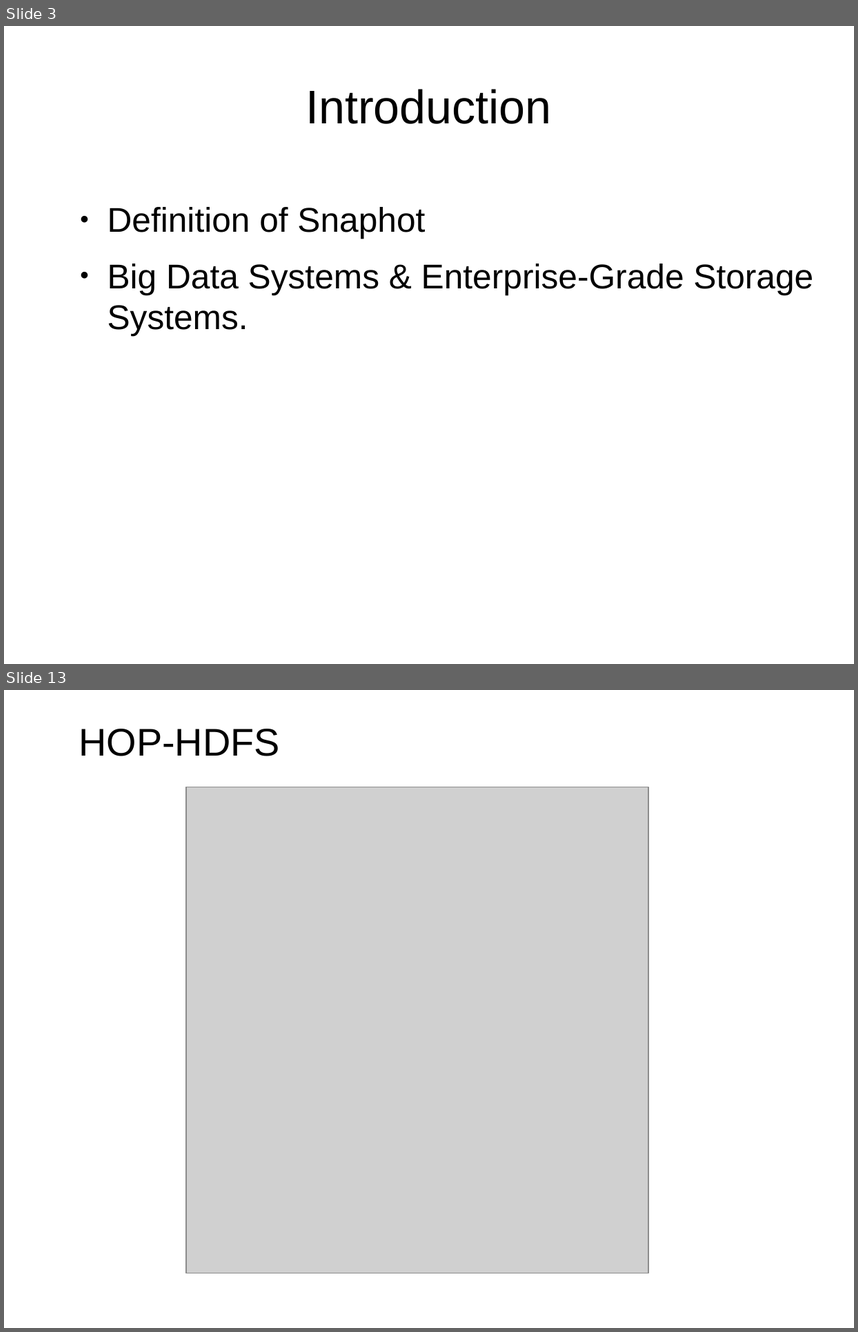
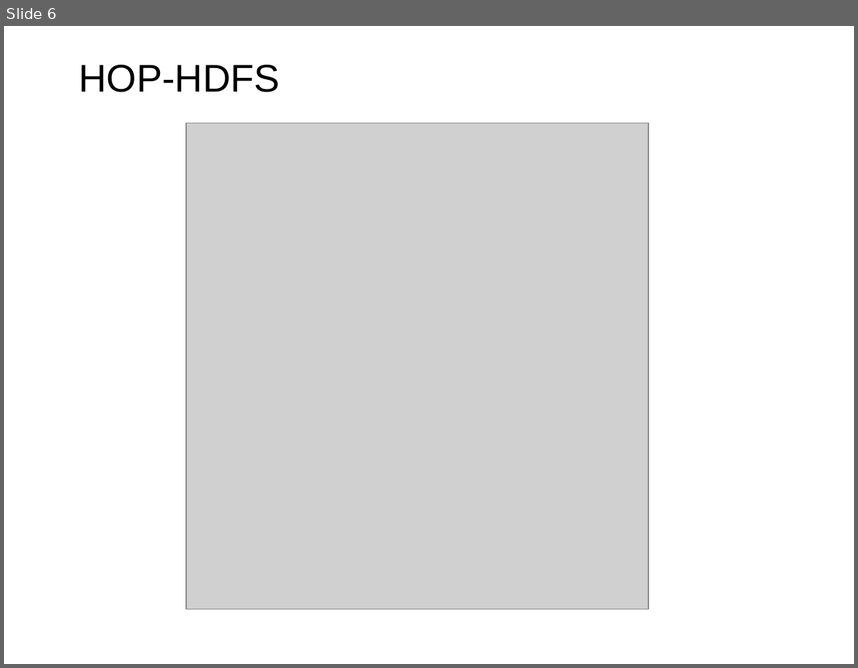
Before and after one commit to pushparajxa/Thesis-Presentation, a slide deck: Final_Presentation.odp. Shown one above the other, each under a label of ours: slides 3 and 13 before the commit, slide 6 after it; the slides between them are not shown. The pictures are 858x1332 and 858x668 pixels, drawn with LibreOffice and Linux fonts; fonts in the diff are those of the drawing; grey boxes stand for pictures. Boxes give left, top, right and bottom in pixels: in the first picture for what was removed or moved away, otherwise in the second. Text is boxed around its words. In the diff, an @@ line names an element or a change of style, - is before the commit and + after.

```diff
--- a/Final_Presentation.odp
+++ b/Final_Presentation.odp
@@ slide 3 removed at <box>4,26,854,664</box>, background #FFFFFF @@
@@ title removed at <box>306,89,552,124</box> @@
-Introduction
@@ text removed at <box>107,207,813,336</box> @@
-● Definition of Snaphot
-● Big Data Systems & Enterprise-Grade Storage Systems.
@@ what was slide 13 is now slide 6 @@
```
Also in this commit, not shown: 17 slides changed, 5 slides added, 21 other slides removed, 5 other files.
